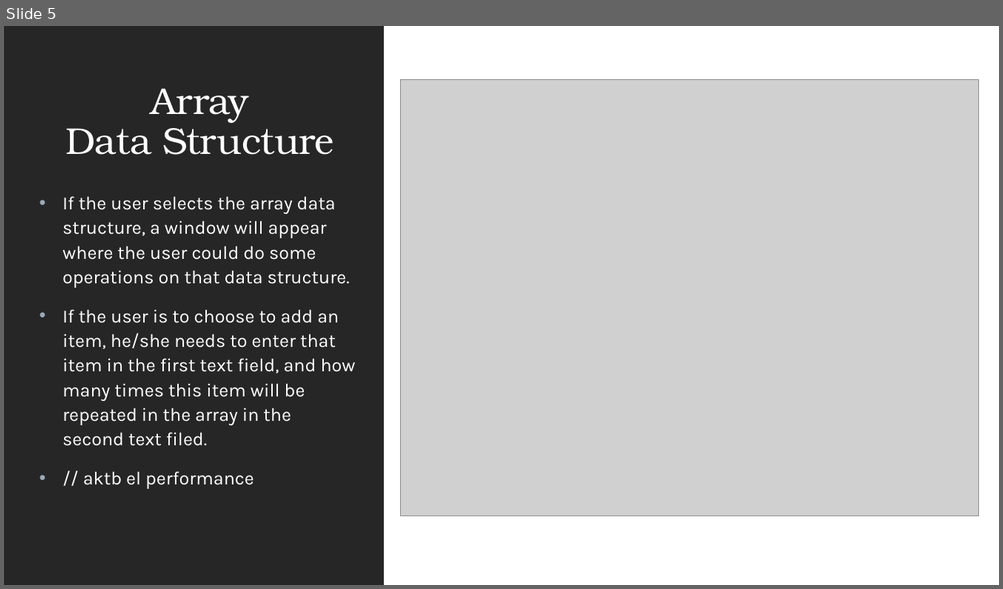
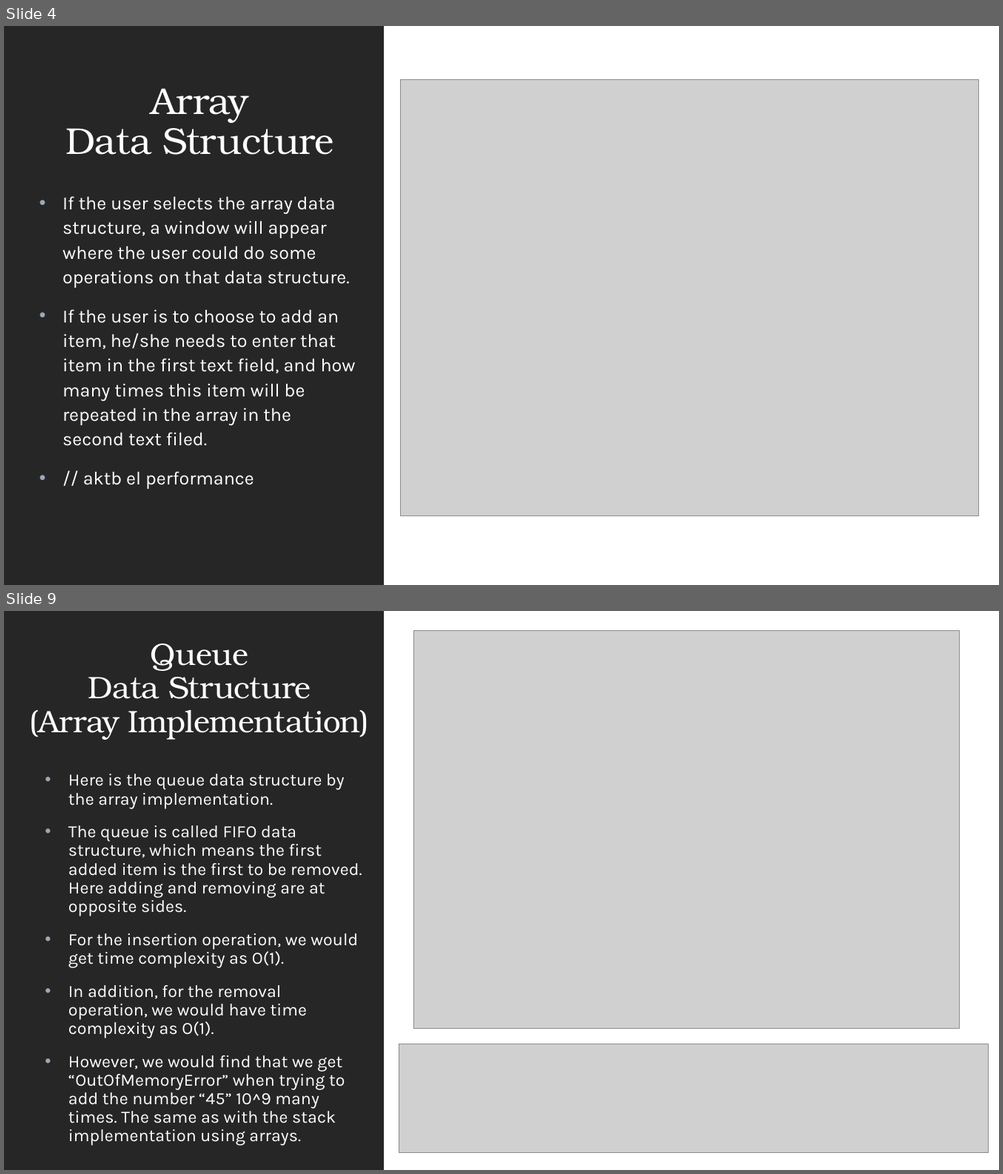
Before and after one commit to Eman-123-eng/Data-Struc.-Visualization, a slide deck: Data Structure Visualization.pptx. Shown one above the other, each under a label of ours: slide 5 before the commit, slides 4 and 9 after it; the slides between them are not shown. The pictures are 1003x589 and 1003x1174 pixels, drawn with LibreOffice and Linux fonts; fonts in the diff are those of the drawing; grey boxes stand for pictures. Boxes give left, top, right and bottom in pixels: in the first picture for what was removed or moved away, otherwise in the second. Text is boxed around its words. In the diff, an @@ line names an element or a change of style, - is before the commit and + after.

```diff
--- a/Data Structure Visualization.pptx
+++ b/Data Structure Visualization.pptx
@@ slide 9 added at (4,611,999,1170), background #FFFFFF; not listed: 1 template element that a slide beside it also shows @@
@@ picture added at (414,630,959,1029) @@
@@ title added at (30,644,369,740), 30 pt, text #FFFFFF @@
+Queue
+Data Structure
+(Array Implementation)
@@ text added at (68,774,362,1146), 16.6 pt, text #FFFFFF @@
+• Here is the queue data structure by the array implementation.
+• The queue is called FIFO data structure, which means the first added item is the first to be removed. Here adding and removing are at opposite sides.
+• For the insertion operation, we would get time complexity as O(1).
+• In addition, for the removal operation, we would have time complexity as O(1).
+• However, we would find that we get “OutOfMemoryError” when trying to add the number “45” 10^9 many times. The same as with the stack implementation using arrays.
@@ picture added at (398,1045,988,1153) @@
@@ what was slide 5 is now slide 4 @@
```
Also in this commit, not shown: 2 slides changed, 5 other slides added, 5 slides removed, 2 other files.
